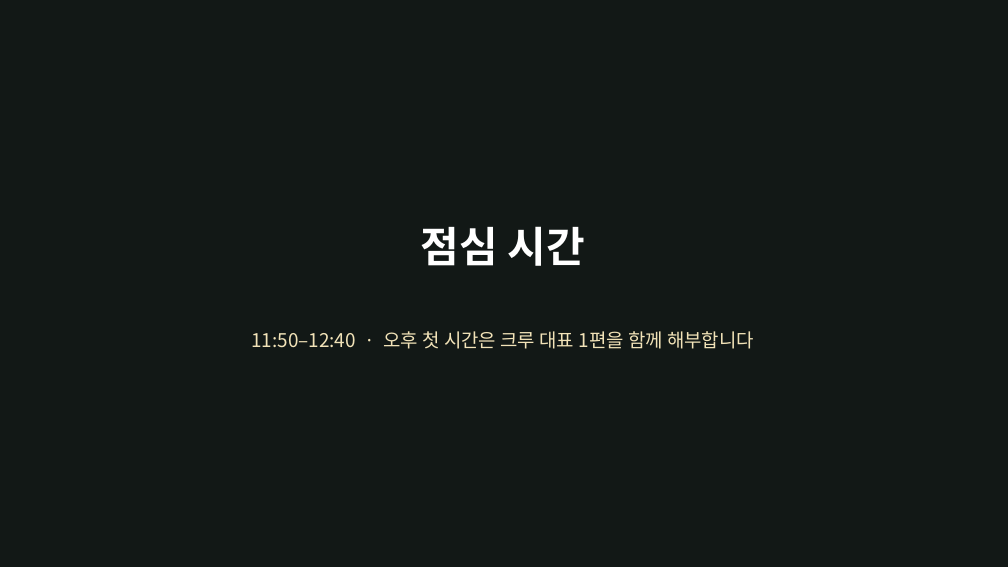
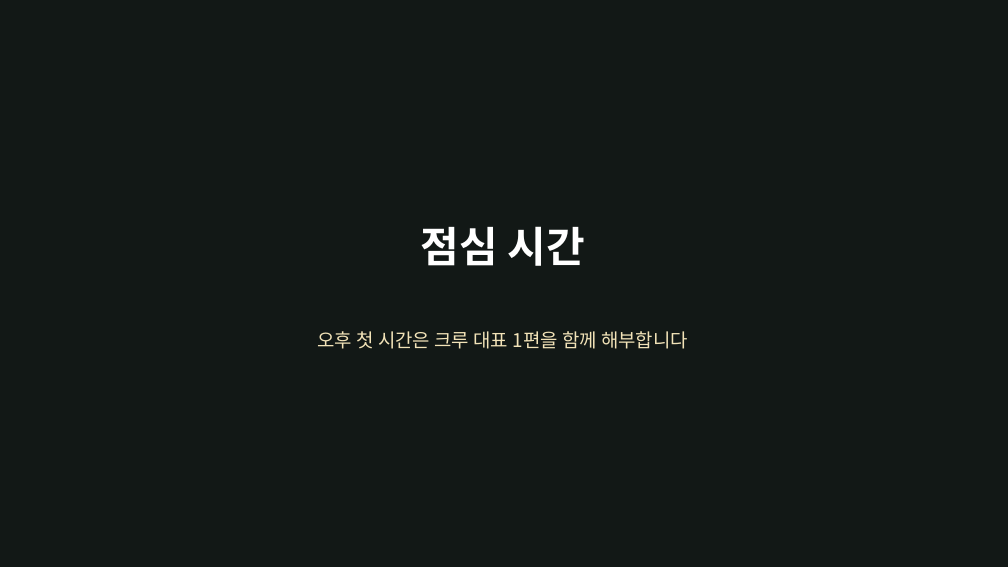
Before and after one commit to yujida/MARUBIT, a slide deck: slide 23 of lectures/02/2회차_기획하는머리_슬라이드.pptx. Drawn at 1008x567 pixels with LibreOffice and Linux fonts; fonts in the diff are those of the drawing. Boxes give left, top, right and bottom in pixels: in the first picture for what was removed or moved away, otherwise in the second. Text is boxed around its words. In the diff, an @@ line names an element or a change of style, - is before the commit and + after.

```diff
--- a/lectures/02/2회차_기획하는머리_슬라이드.pptx
+++ b/lectures/02/2회차_기획하는머리_슬라이드.pptx
@@ text at (x1=317, y1=331, x2=688, y2=349): text changed @@
-11:50–12:40 · 오후 첫 시간은 크루 대표 1편을 함께 해부합니다
+오후 첫 시간은 크루 대표 1편을 함께 해부합니다
```
Also in this commit, not shown: 21 other slides changed, 2 slides added, 16 other files.
